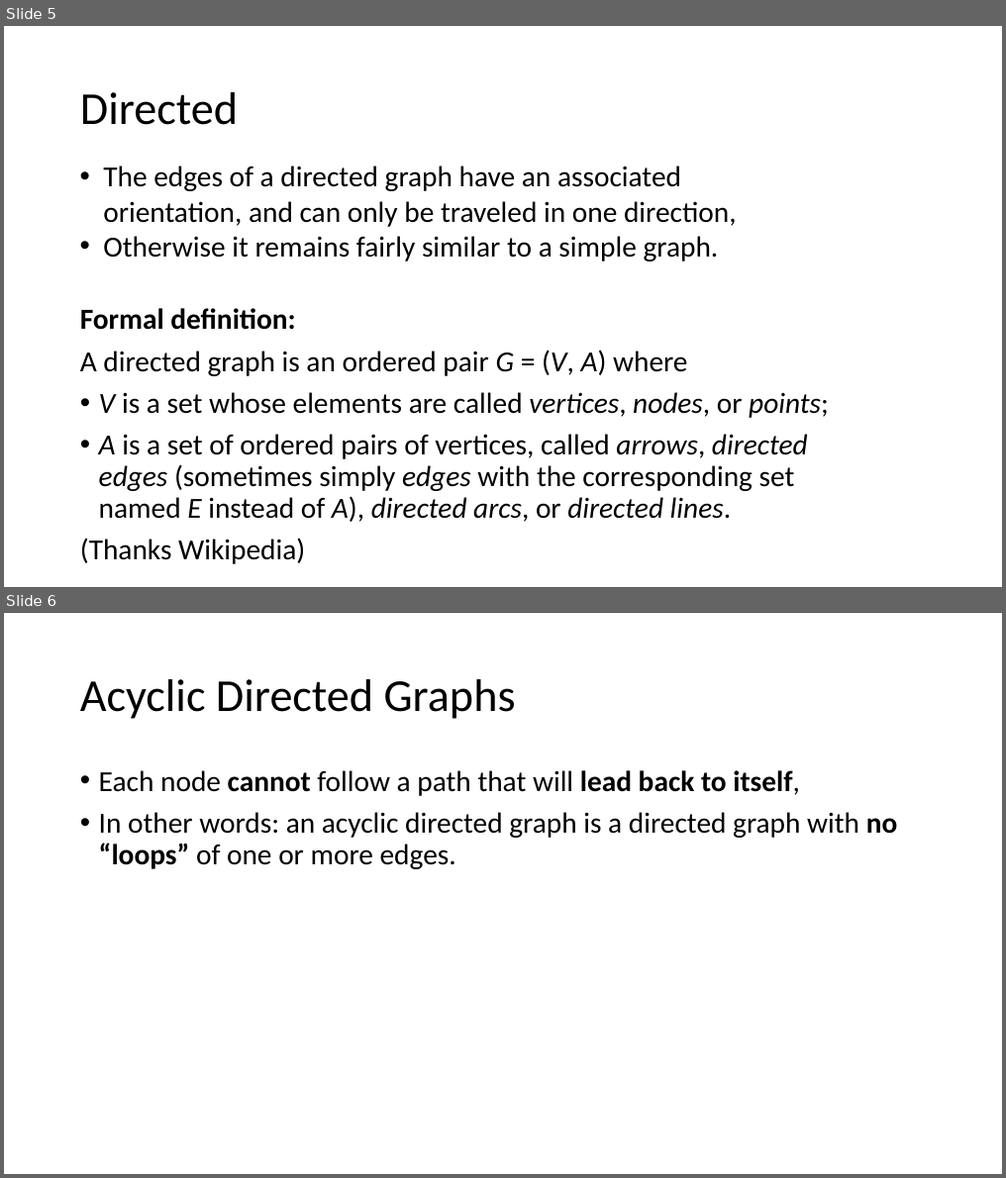
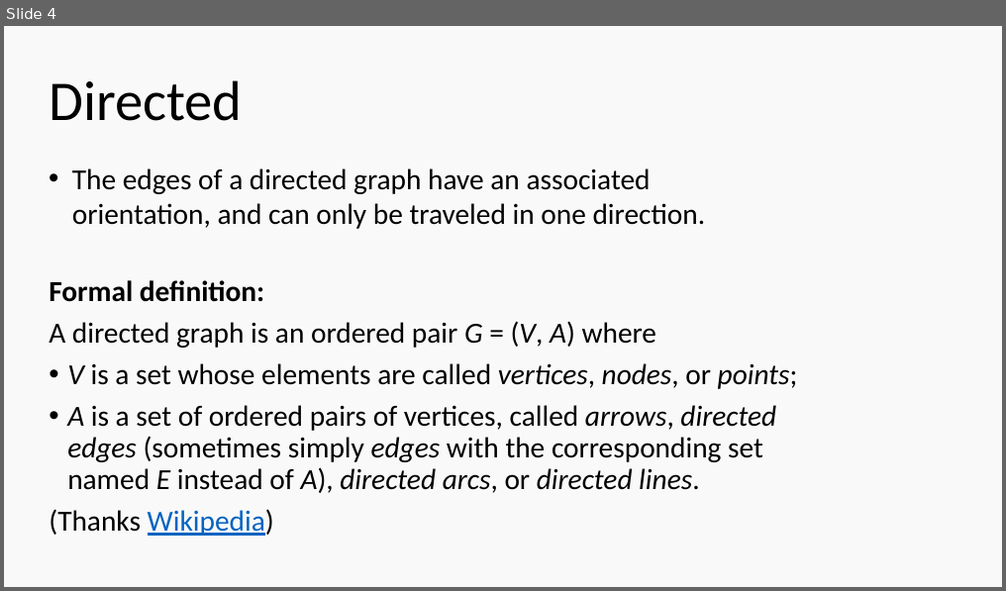
Before and after one commit to ethanatortx/graph_lab_presentation, a slide deck: graphs_pp.pptx. Shown one above the other, each under a label of ours: slides 5 and 6 before the commit, slide 4 after it. The pictures are 1006x1178 and 1006x591 pixels, drawn with LibreOffice and Linux fonts; fonts in the diff are those of the drawing. Boxes give left, top, right and bottom in pixels: in the first picture for what was removed or moved away, otherwise in the second. Text is boxed around its words. In the diff, an @@ line names an element or a change of style, - is before the commit and + after.

Commit message:
graph lab changes

```diff
--- a/graphs_pp.pptx
+++ b/graphs_pp.pptx
@@ slide 6 removed at box(4, 613, 1002, 1174), background #FFFFFF @@
@@ title removed at box(80, 679, 516, 719) @@
-Acyclic Directed Graphs
@@ text removed at box(99, 770, 898, 869) @@
-• Each node cannot follow a path that will lead back to itself,
-• In other words: an acyclic directed graph is a directed graph with no “loops” of one or more edges.
@@ what was slide 5 is now slide 4 @@
@@ slide 4 changed as well @@
@@ background #FFFFFF to #F9F9F9 @@
@@ title "Directed": place and size @@
-title "Directed" at box(80, 92, 238, 125)
+title "Directed" at box(49, 80, 242, 121)
@@ title "Directed" at box(49, 80, 242, 121): size 44 to 54 pt @@
@@ text at box(72, 169, 706, 229): text changed @@
-• The edges of a directed graph have an associated orientation, and can only be traveled in one direction,
-• Otherwise it remains fairly similar to a simple graph.
+• The edges of a directed graph have an associated orientation, and can only be traveled in one direction.
@@ text "Formal definition:": place and size @@
-text "Formal definition:" at box(80, 308, 829, 565)
+text "Formal definition:" at box(49, 280, 798, 536)
@@ text at box(49, 509, 274, 536): text colour #000000 to #0563C1, underline on in "Wikipedia)" @@
```
Also in this commit, not shown: 5 other slides changed, 2 slides added, 6 other slides removed, 5 other files.
